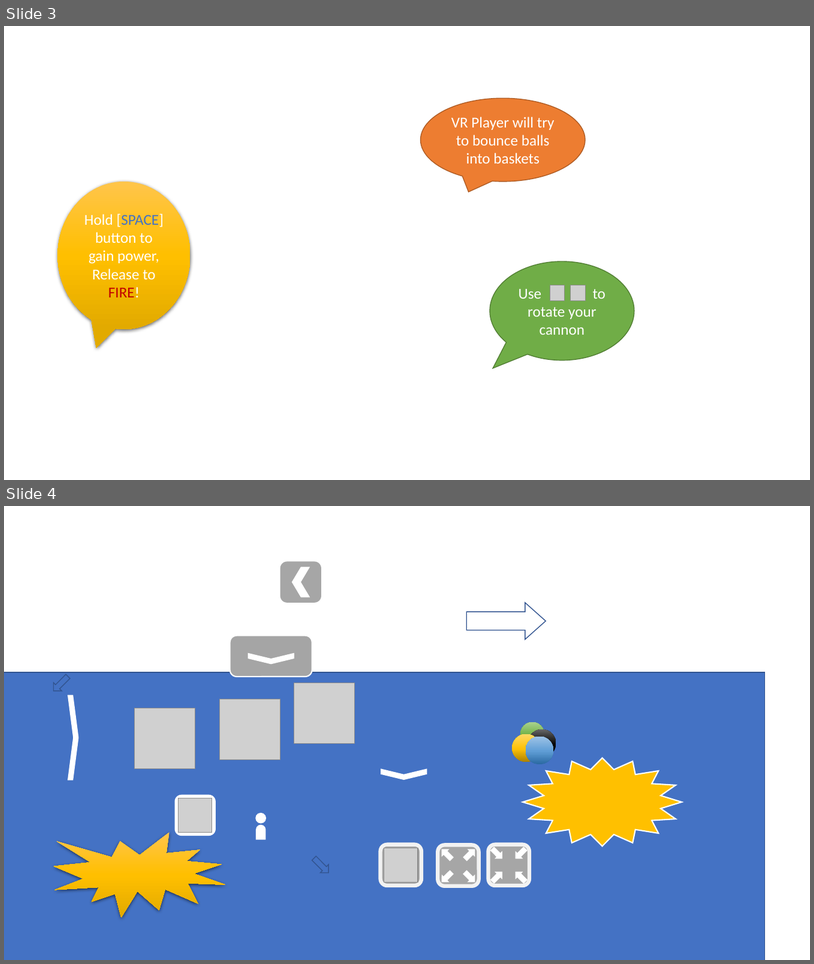
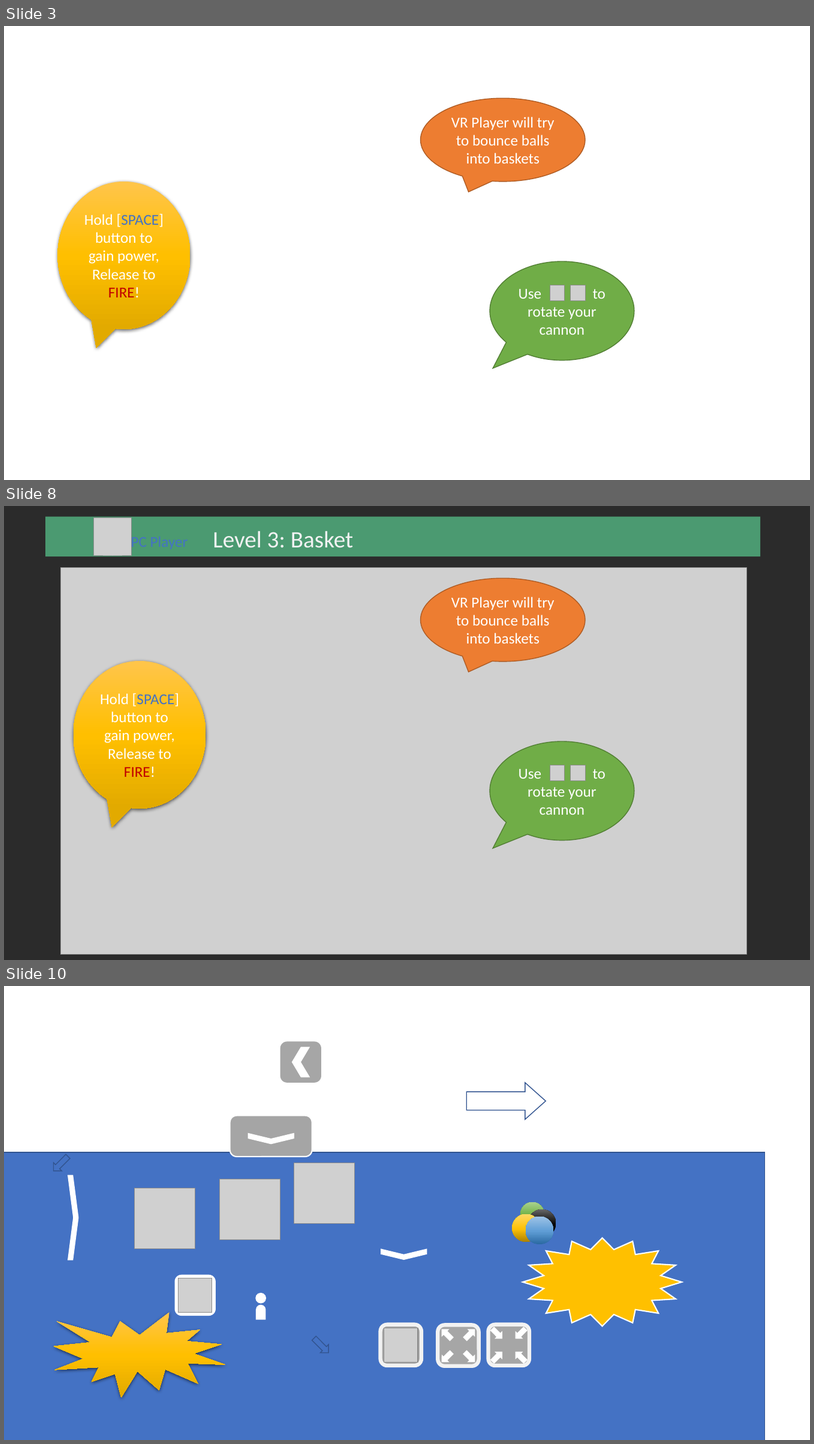
Before and after one commit to dyzsunson/BunnyBall_VR, a slide deck: Document/Rabbit_Tutorial.pptx. Shown one above the other, each under a label of ours: slides 3 and 4 before the commit, slides 3, 8 and 10 after it; the slides between them are not shown. The pictures are 814x964 and 814x1444 pixels, drawn with LibreOffice and Linux fonts; fonts in the diff are those of the drawing; grey boxes stand for pictures; background and template pictures are left out; a plain dark background stands for a picture behind light text. Boxes give left, top, right and bottom in pixels: in the first picture for what was removed or moved away, otherwise in the second. Text is boxed around its words. In the diff, an @@ line names an element or a change of style, - is before the commit and + after.

Commit message:
new basket

```diff
--- a/Document/Rabbit_Tutorial.pptx
+++ b/Document/Rabbit_Tutorial.pptx
@@ slide 8 added at [4, 506, 810, 960], background picture (left out) @@
@@ rectangle added at [46, 516, 761, 556], fill #5ACA8F at 70% opacity @@
@@ picture added at [93, 518, 132, 556] @@
@@ text added at [125, 529, 195, 553], 18 pt, text #4472C4 @@
+PC Player
@@ text added at [213, 531, 353, 548], 28 pt, text #F2F2F2 @@
+Level 3: Basket
@@ picture added at [60, 568, 747, 954] @@
@@ speech bubble added at [421, 578, 585, 661], fill #ED7D31, outline #AF5C24 1 pt, 18 pt, text #FFFFFF @@
+VR Player will try to bounce balls into baskets
@@ speech bubble added at [74, 661, 206, 808], fill gradient #FFC64B to #FFC000 to #E3AB00, 18 pt, text #FFFFFF @@
+Hold [SPACE] button to gain power,
+Release to FIRE!
@@ speech bubble added at [491, 741, 635, 840], fill #70AD47, outline #538035 1 pt, 18 pt, text #FFFFFF @@
+Use to rotate your cannon
@@ picture added at [550, 765, 565, 781] @@
@@ picture added at [571, 765, 586, 781] @@
@@ picture added at [508, 786, 553, 817] @@
@@ what was slide 4 is now slide 10 @@
```
Also in this commit, not shown: 2 slides changed, 5 other slides added, 38 other files.
